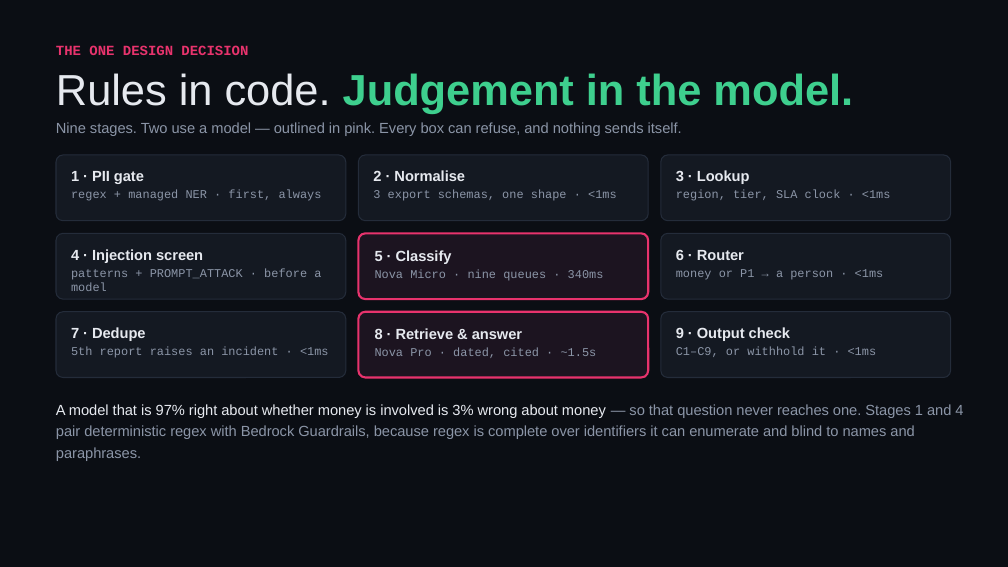
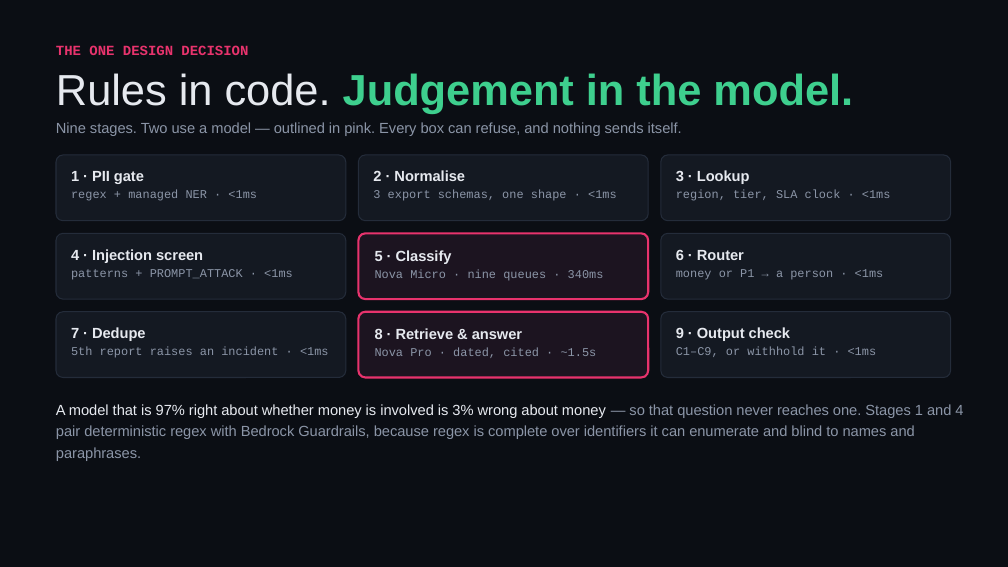
Before and after one commit to shivam-25/ramco-payce-pilot, a slide deck: slide 3 of docs/deck/ramco-payce-pilot.pptx. Drawn at 1008x567 pixels with LibreOffice and Linux fonts; fonts in the diff are those of the drawing. Boxes give left, top, right and bottom in pixels: in the first picture for what was removed or moved away, otherwise in the second. Text is boxed around its words. In the diff, an @@ line names an element or a change of style, - is before the commit and + after.

```diff
--- a/docs/deck/ramco-payce-pilot.pptx
+++ b/docs/deck/ramco-payce-pilot.pptx
@@ text at (x1=71, y1=190, x2=257, y2=201): text changed @@
-regex + managed NER · first, always
+regex + managed NER · <1ms
@@ text at (x1=71, y1=269, x2=293, y2=280): text changed @@
-patterns + PROMPT_ATTACK · before a model
+patterns + PROMPT_ATTACK · <1ms
```
Also in this commit, not shown: 7 slides removed, 13 other files.
